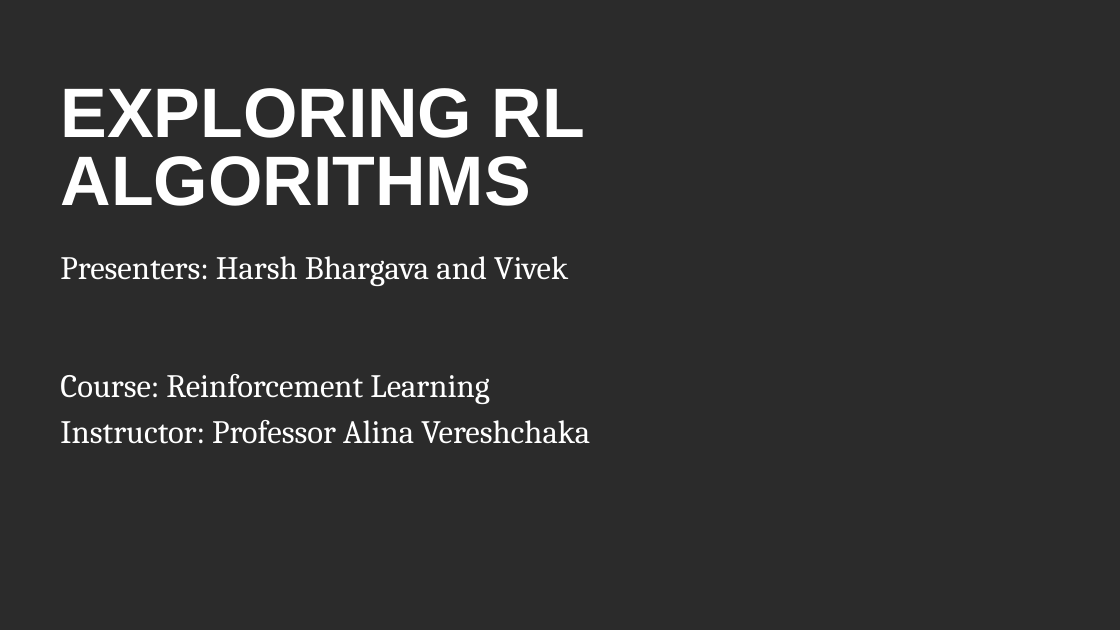
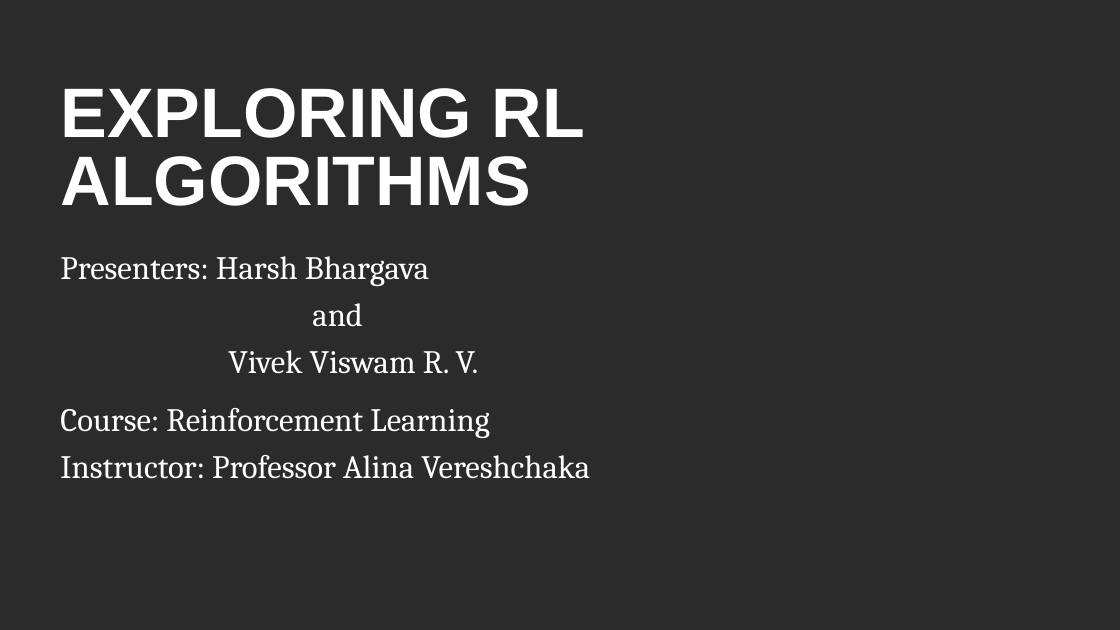
Before and after one commit to vivek-viswam-rv/rl-experiments, a slide deck: slide 1 of Final Project Presentation.pptx. Drawn at 1120x630 pixels with LibreOffice and Linux fonts; fonts in the diff are those of the drawing; background and template pictures are left out; a plain dark background stands for a picture behind light text. Boxes give left, top, right and bottom in pixels: in the first picture for what was removed or moved away, otherwise in the second. Text is boxed around its words. In the diff, an @@ line names an element or a change of style, - is before the commit and + after.

```diff
--- a/Final Project Presentation.pptx
+++ b/Final Project Presentation.pptx
@@ text at (60, 256, 479, 374): text changed @@
-Presenters: Harsh Bhargava and Vivek
+Presenters: Harsh Bhargava
+and
+Vivek Viswam R. V.
@@ text "Course: Reinforcement Learning": place and size @@
-text "Course: Reinforcement Learning" at (60, 374, 590, 444)
+text "Course: Reinforcement Learning" at (60, 408, 590, 479)
```
Also in this commit, not shown: 1 other slide changed, 20 slides added.
